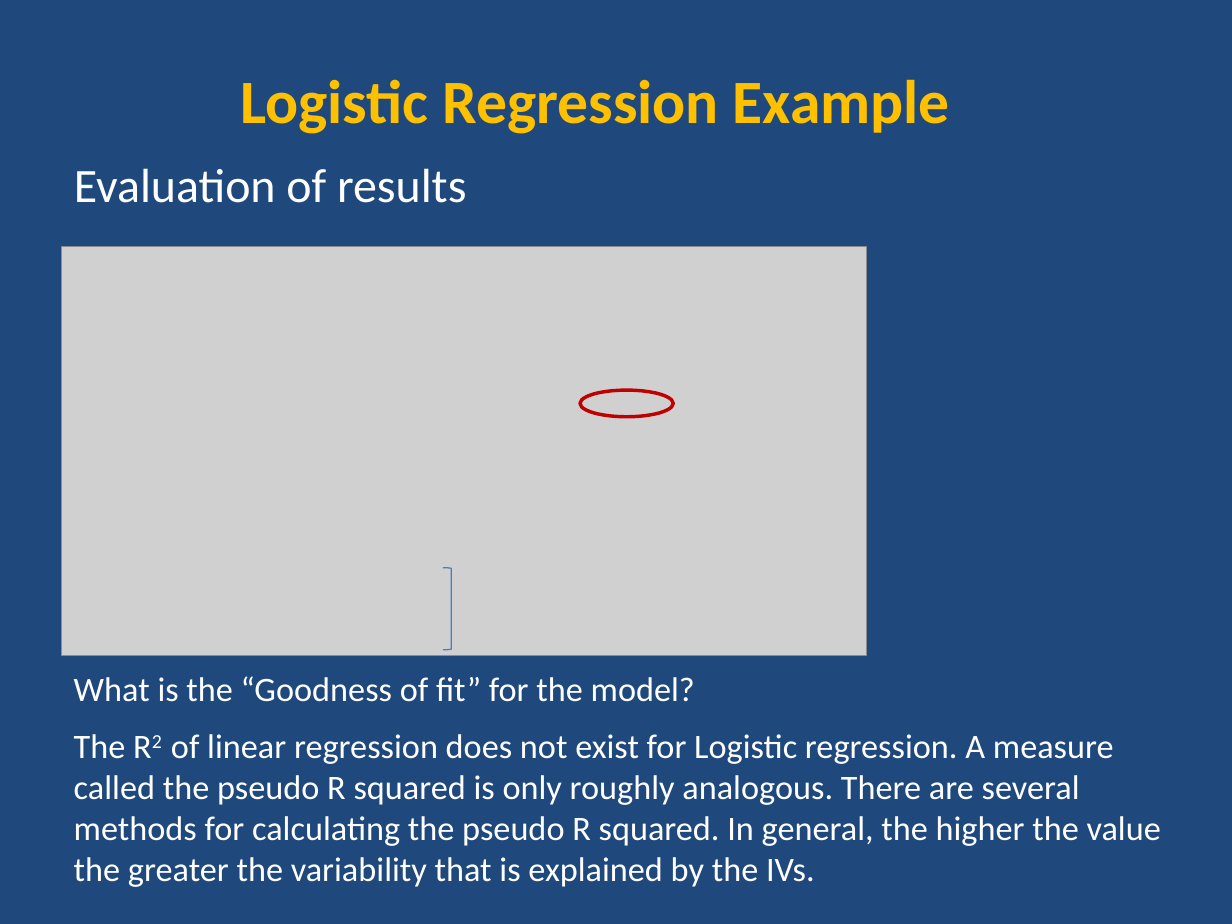
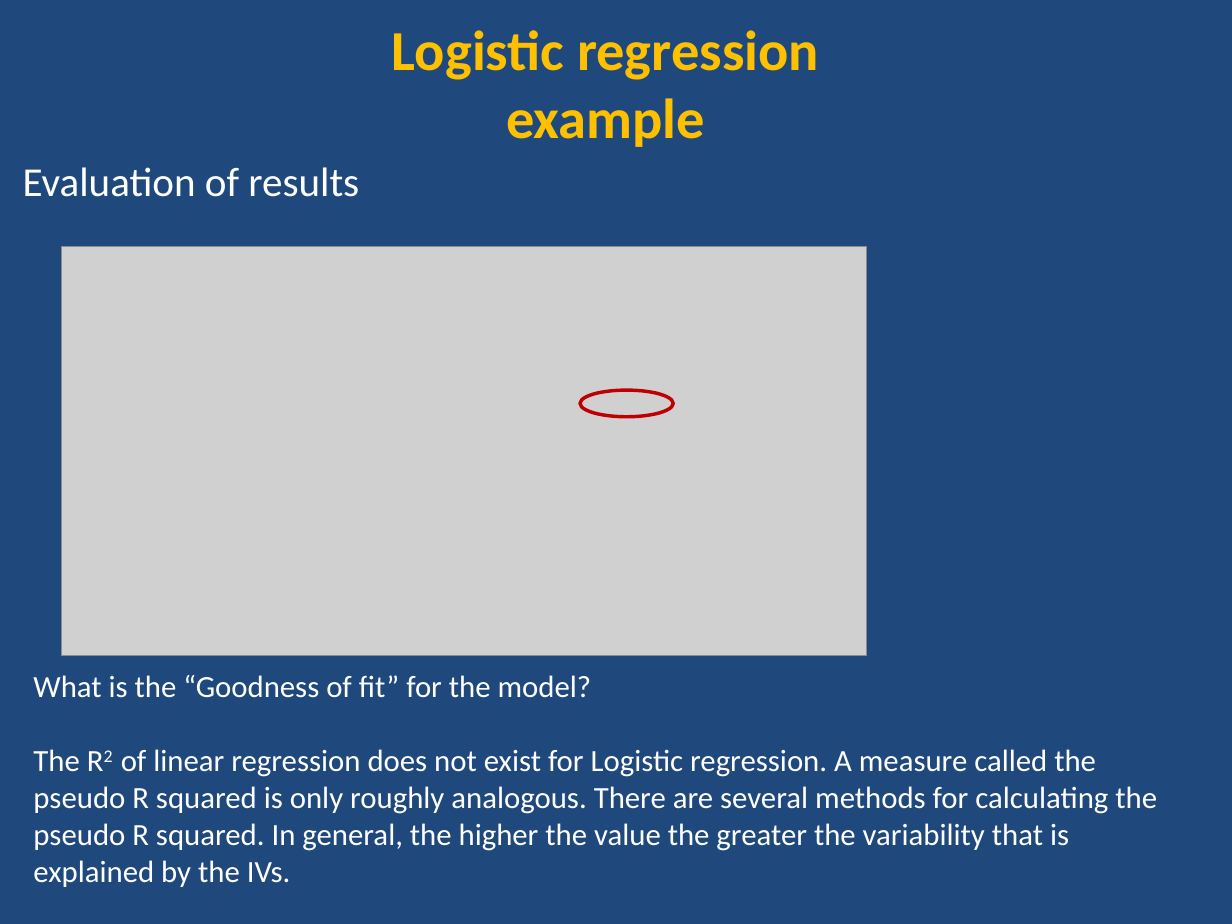
Before and after one commit to ncss-tech/stats_for_soil_survey, a slide deck: slide 15 of presentations/7_logistic_regression/Logistic.pptx (slide 14 before the commit). Drawn at 1232x924 pixels with LibreOffice and Linux fonts; fonts in the diff are those of the drawing; grey boxes stand for pictures. Boxes give left, top, right and bottom in pixels: in the first picture for what was removed or moved away, otherwise in the second. Text is boxed around its words. In the diff, an @@ line names an element or a change of style, - is before the commit and + after.

```diff
--- a/presentations/7_logistic_regression/Logistic.pptx
+++ b/presentations/7_logistic_regression/Logistic.pptx
@@ text at <box>392,30,819,147</box>: text changed; size 36 to 33 pt @@
-Logistic Regression Example
+Logistic regression
+example
@@ text "Evaluation of results": place and size @@
-text "Evaluation of results" at <box>74,168,466,203</box>
+text "Evaluation of results" at <box>23,167,359,197</box>
@@ text "Evaluation of results" at <box>23,167,359,197</box>: size 28 to 24 pt @@
@@ right bracket removed at <box>444,568,452,650</box> @@
@@ text "What is the “Goodness of ...": place and size @@
-text "What is the “Goodness of ..." at <box>74,676,1161,887</box>
+text "What is the “Goodness of ..." at <box>33,675,1157,887</box>
@@ text "What is the “Goodness of ..." at <box>33,675,1157,887</box>: size 20 to 18 pt @@
```
Also in this commit, not shown: 26 other slides changed, 4 slides added.
